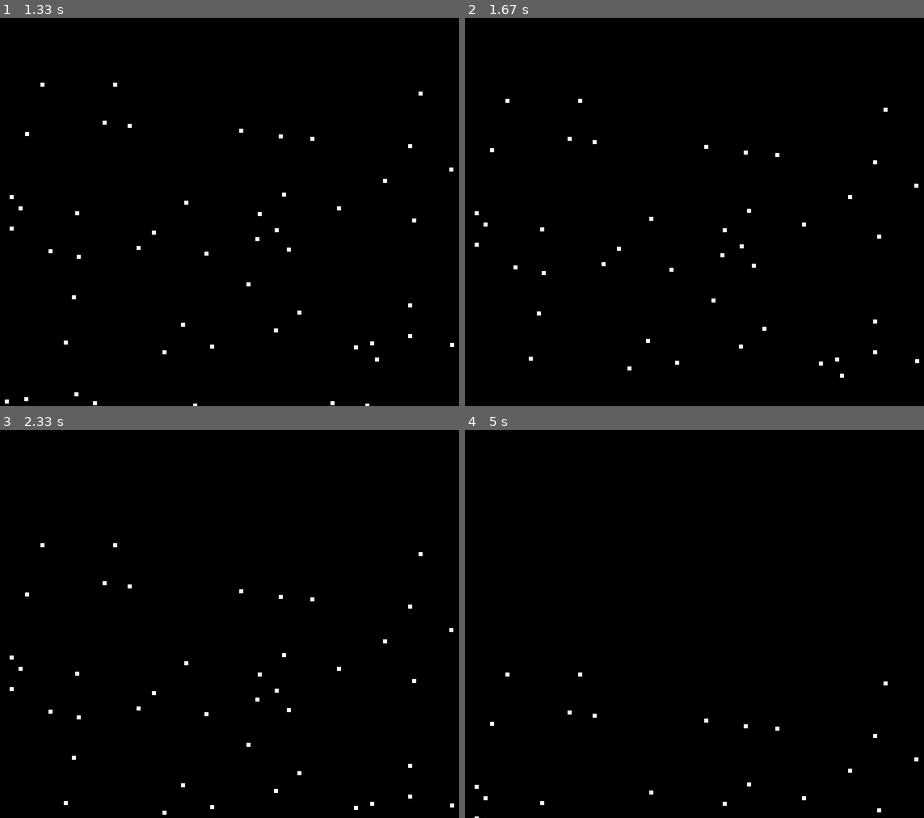
Above: before the commit, frames 1-4 (two rows, left to right).
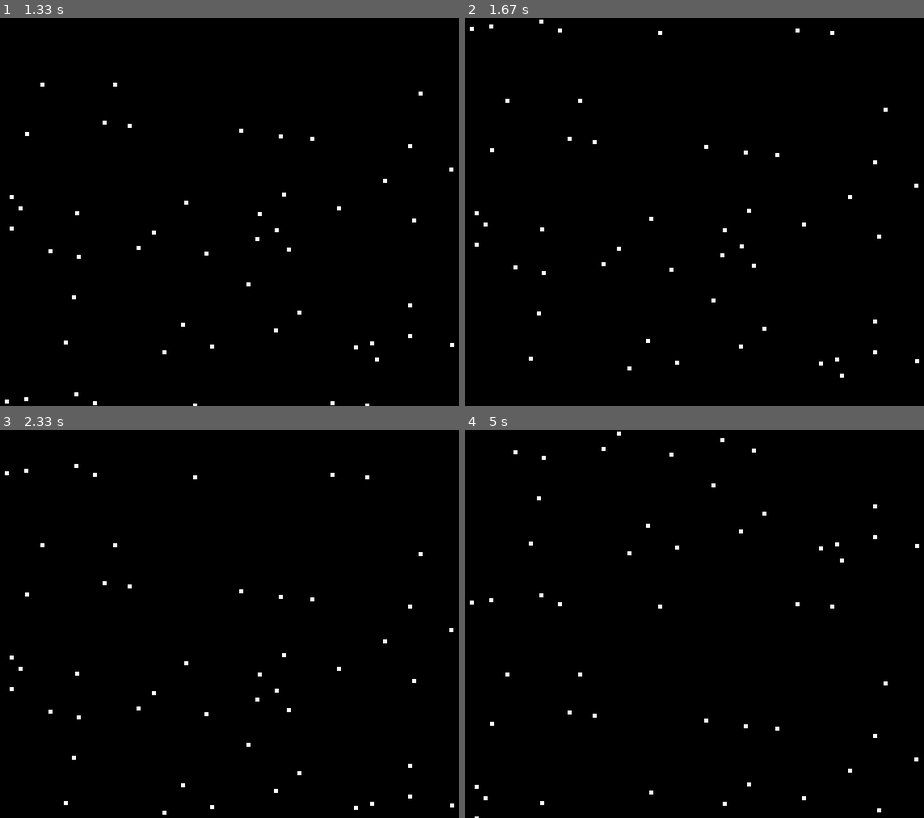
Above: after the commit, the same moments.

Repository: munirkarabaev/karabaev-ACS-tasks
Game: pygame game, started from PYGAME/sprite.py
Same seed, same stepped clock (60 frames per second), same inputs: the game is played once before the commit and once after it.
Inputs:
- Up to frame 1 (1.33 s): no input
- Up to frame 2 (1.67 s): no input
- Up to frame 3 (2.33 s): no input
- Up to frame 4 (5 s): no input

Frame 1 is identical in both runs. In frame 2, less than 0.1% of the frame differs, in the area x 1-81%, y 0-5%; in frame 3, less than 0.1%; in frame 4, 0.3%, in the area x 1-99%, y 0-47%.

Commit message:
FINAL SNOW FALLING AND RESET

Diff:
--- a/PYGAME/sprite.py
+++ b/PYGAME/sprite.py
@@ -21,6 +21,10 @@
 
     def update(self):
         self.rect.y = self.rect.y + self.speed
+        if self.rect.y > 480:
+            self.rect.y= 0
+
+
 #End Class
 
 # -- Colours
